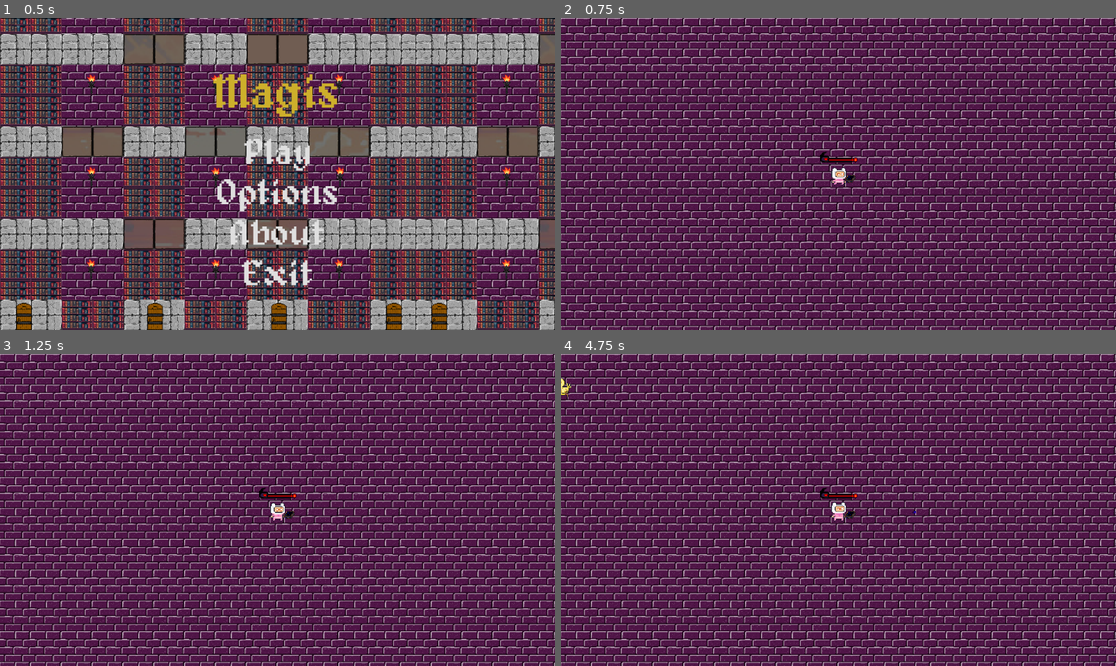
Above: before the commit, frames 1-4 (two rows, left to right).
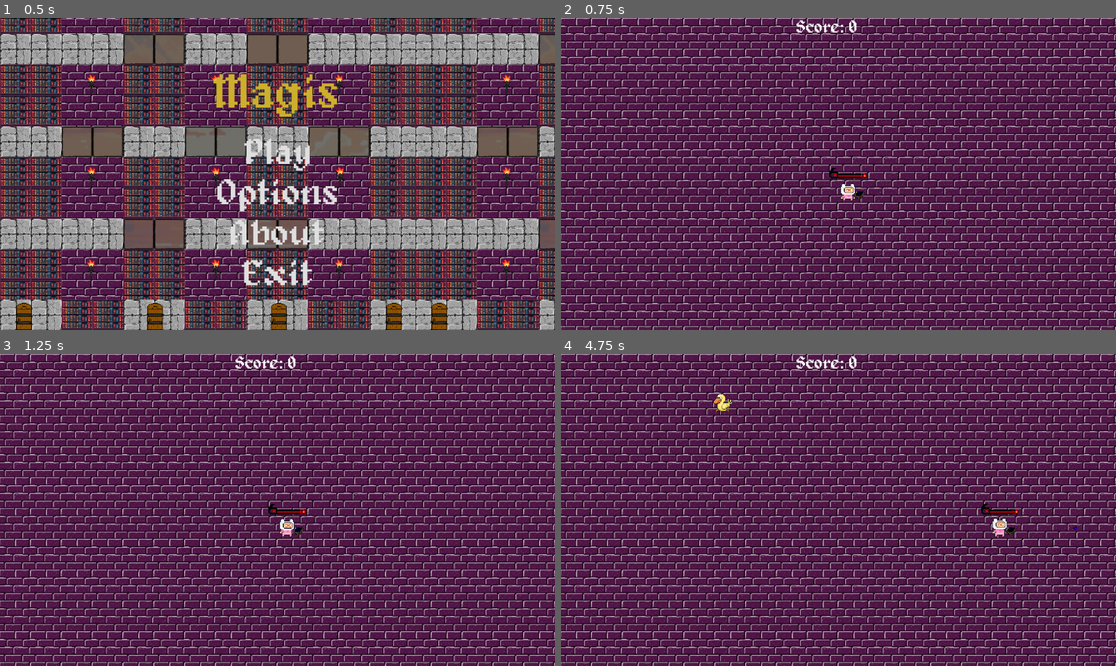
Above: after the commit, the same moments.

Repository: Selulox/BrotatoMagic
Game: Godot game, scene res://Assets/Scenes/main_menu.tscn
Same seed, same stepped clock (60 frames per second), same inputs: the game is played once before the commit and once after it.
Inputs (mouse positions are in pixels of both pictures, inside the frame that each line leads up to):
- Up to frame 1 (0.5 s): no input
- Up to frame 2 (0.75 s): click "Play" at 0.5 s
- Up to frame 3 (1.25 s): no input
- Up to frame 4 (4.75 s): move the mouse to (960, 494) at 1.27 s; hold Right (move_right) 1.28-2.03 s; click (960, 494) at 1.35 s; move the mouse to (727, 525) at 2.02 s; hold Down (move_down) 2.03-2.78 s; click (727, 525) at 2.1 s; move the mouse to (894, 441) at 2.77 s; hold Right (move_right) 2.78-3.53 s; click (894, 441) at 2.85 s; move the mouse to (810, 572) at 3.52 s; hold Up (move_up) 3.53-4.28 s; click (810, 572) at 3.6 s; move the mouse to (1005, 556) at 4.27 s; hold Left (move_left) from 4.28 s (still down); click (1005, 556) at 4.35 s

Frame 1 is identical in both runs. In frame 2, 0.7% of the frame differs, in the area x 42-56%, y 0-59%; in frame 3, 0.7%; in frame 4, 1.0%, in the area x 0-93%, y 0-59%.

Commit message:
richy

Diff:
--- a/Assets/Scenes/GAME.tscn
+++ b/Assets/Scenes/GAME.tscn
@@ -1,9 +1,10 @@
-[gd_scene load_steps=6 format=3 uid="uid://u7o5xg1r857e"]
+[gd_scene load_steps=7 format=3 uid="uid://u7o5xg1r857e"]
 
 [ext_resource type="PackedScene" uid="uid://bqxqwgyntd1sv" path="res://Assets/Scenes/background.tscn" id="1_4g6ul"]
 [ext_resource type="PackedScene" uid="uid://bnvybgkcvf330" path="res://Assets/Scenes/player.tscn" id="1_8s267"]
 [ext_resource type="Script" uid="uid://de75gpy3i0spv" path="res://Assets/Scripts/game.gd" id="1_pidfq"]
 [ext_resource type="FontFile" uid="uid://cltfy1gruyoc1" path="res://Assets/alagard.ttf" id="4_0whnu"]
+[ext_resource type="Script" uid="uid://dpp5njfdf88uu" path="res://Assets/Scenes/currentscore_label.gd" id="5_jiewh"]
 
 [sub_resource type="Curve2D" id="Curve2D_4g6ul"]
 _data = {
@@ -78,6 +79,22 @@
 theme_override_font_sizes/font_size = 35
 text = "RESET"
 
+[node name="StaticBody2D" type="StaticBody2D" parent="."]
+
+[node name="currentscoreLabel" type="RichTextLabel" parent="StaticBody2D"]
+anchors_preset = 5
+anchor_left = 0.5
+anchor_right = 0.5
+offset_left = 489.0
+offset_top = 3.0
+offset_right = 754.0
+offset_bottom = 40.0
+grow_horizontal = 2
+theme_override_fonts/normal_font = ExtResource("4_0whnu")
+theme_override_font_sizes/normal_font_size = 35
+text = "Score : 99999d"
+script = ExtResource("5_jiewh")
+
 [connection signal="health_depleted" from="player" to="." method="_on_player_health_depleted"]
 [connection signal="timeout" from="Timer" to="." method="_on_timer_timeout"]
 [connection signal="pressed" from="GameOverScreen/Reset" to="." method="_on_reset_pressed"]
--- /dev/null
+++ b/Assets/Scenes/currentscore_label.gd
@@ -0,0 +1,7 @@
+extends RichTextLabel
+
+var defult_text = 'Score: '
+
+func _process(delta: float) -> void:
+	var text = str(defult_text, str(Game.current_score))
+	self.text = (text)
--- a/Assets/Scenes/player.tscn
+++ b/Assets/Scenes/player.tscn
@@ -219,5 +219,3 @@
 offset_top = -46.6667
 offset_right = 39.3333
 offset_bottom = 17.3333
-
-[node name="Camera2D" type="Camera2D" parent="."]
--- a/Assets/Scripts/enemy.gd
+++ b/Assets/Scripts/enemy.gd
@@ -1,5 +1,5 @@
 extends CharacterBody2D
-
+var points_for_kill = 100
 var health = 2
 
 @onready var player = get_node('/root/game/player')
@@ -17,4 +17,5 @@
 	%duck.play_hurt()
 
 	if health == 0:
+		Game.current_score += points_for_kill
 		queue_free()
--- a/Assets/Scripts/game.gd
+++ b/Assets/Scripts/game.gd
@@ -1,17 +1,28 @@
 extends Node2D
-
+var high_score = 0
+var current_score : int
+var previus_score : int
 func spawn_enemies():
 	var new_enemy = preload("res://Assets/Scenes/Enemy.tscn").instantiate()
 	%PathFollow2D.progress_ratio = randf()
 	new_enemy.global_position = %PathFollow2D.global_position
 	add_child(new_enemy)
 
-
 func _on_timer_timeout() -> void:
 	spawn_enemies()
+	update_score()
+
+
+func update_score():
+	Game.current_score = Game.previus_score
+	if Game.current_score > Game.high_score:
+		Game.high_score = Game.current_score
+	Game.current_score = 0
+
 
 func _on_player_health_depleted() -> void:
 	%GameOverScreen.visible = true
+	%ScoreLabel.visible = false
 
 func _on_reset_pressed():
 	get_tree().reload_current_scene()
--- a/project.godot
+++ b/project.godot
@@ -14,6 +14,10 @@
 run/main_scene="uid://cf4yabqvkjbpx"
 config/features=PackedStringArray("4.4", "Forward Plus")
 config/icon="res://icon.svg"
+
+[autoload]
+
+Game="*res://Assets/Scripts/game.gd"
 
 [input]
 
Not shown, added: Assets/Scenes/currentscore_label.gd.uid
